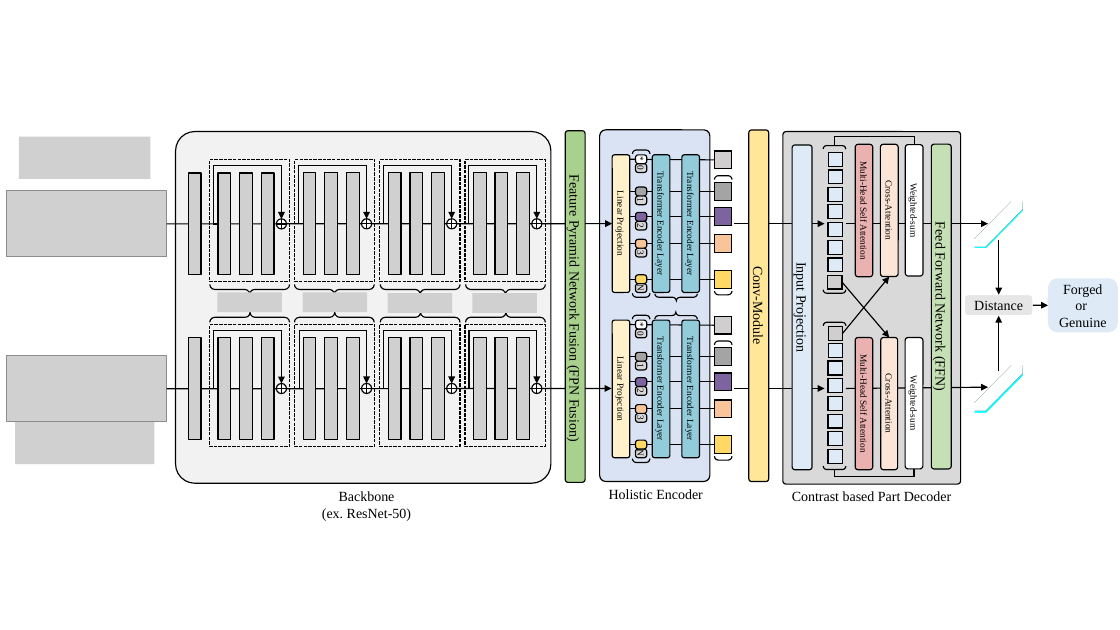
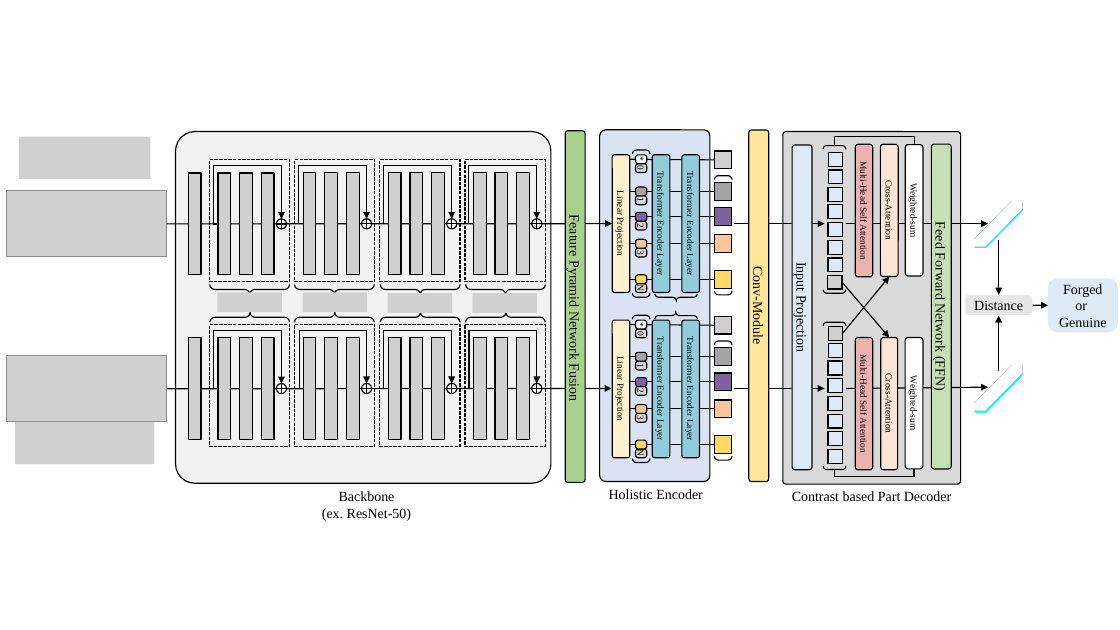
Before and after one commit to MirrichWangD/MUST, a slide deck: slide 2 of 畢業論文/PPT/p.pptx. Drawn at 1120x630 pixels with LibreOffice and Linux fonts; fonts in the diff are those of the drawing; grey boxes stand for pictures; background and template pictures are left out. Boxes give left, top, right and bottom in pixels: in the first picture for what was removed or moved away, otherwise in the second. Text is boxed around its words. In the diff, an @@ line names an element or a change of style, - is before the commit and + after.

```diff
--- a/畢業論文/PPT/p.pptx
+++ b/畢業論文/PPT/p.pptx
@@ text in rounded rectangle at box(567, 219, 582, 401): text changed @@
-Feature Pyramid Network Fusion (FPN Fusion)
+Feature Pyramid Network Fusion
```
Also in this commit, not shown: 5 other slides changed, 2 slides added, 1 other file.
